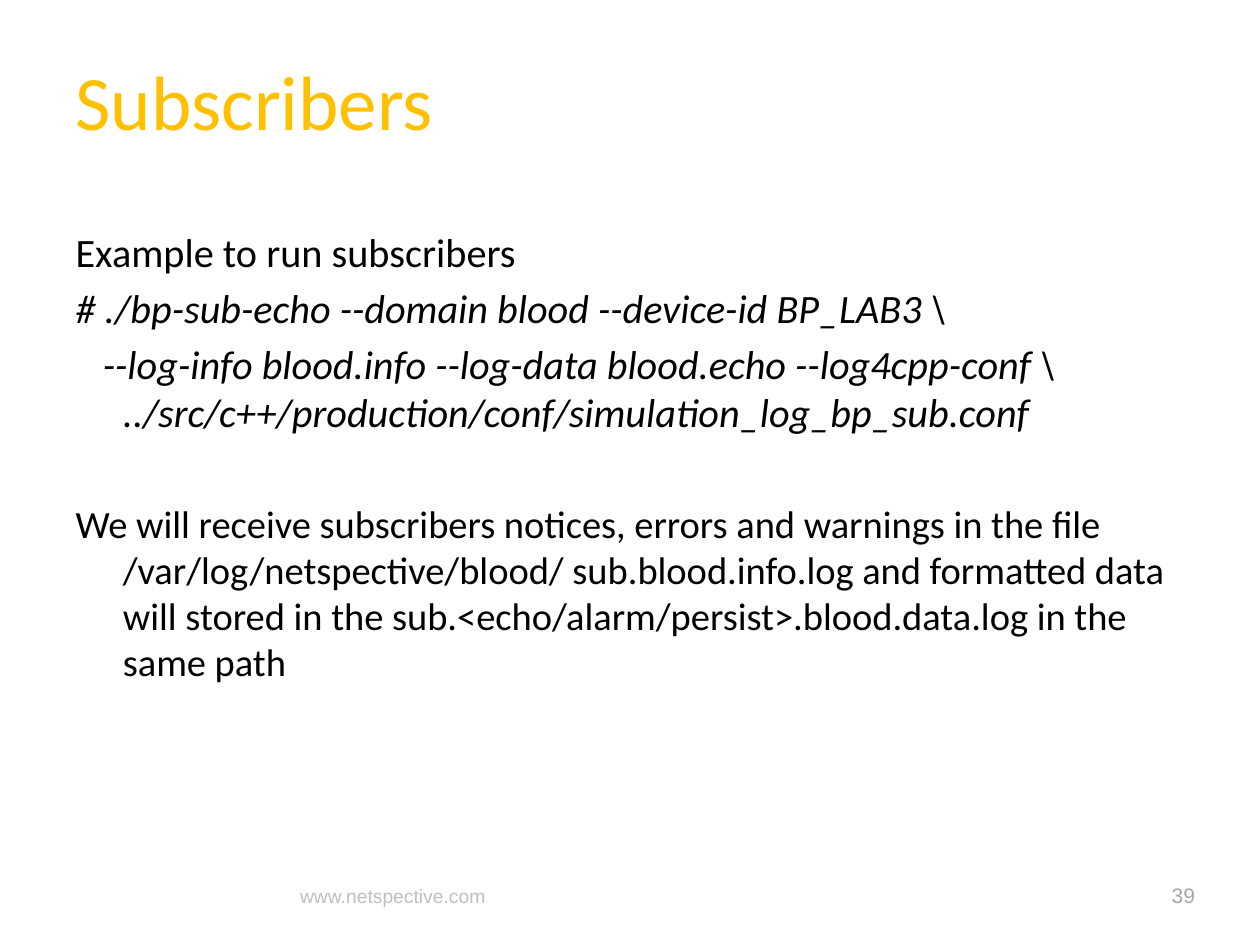
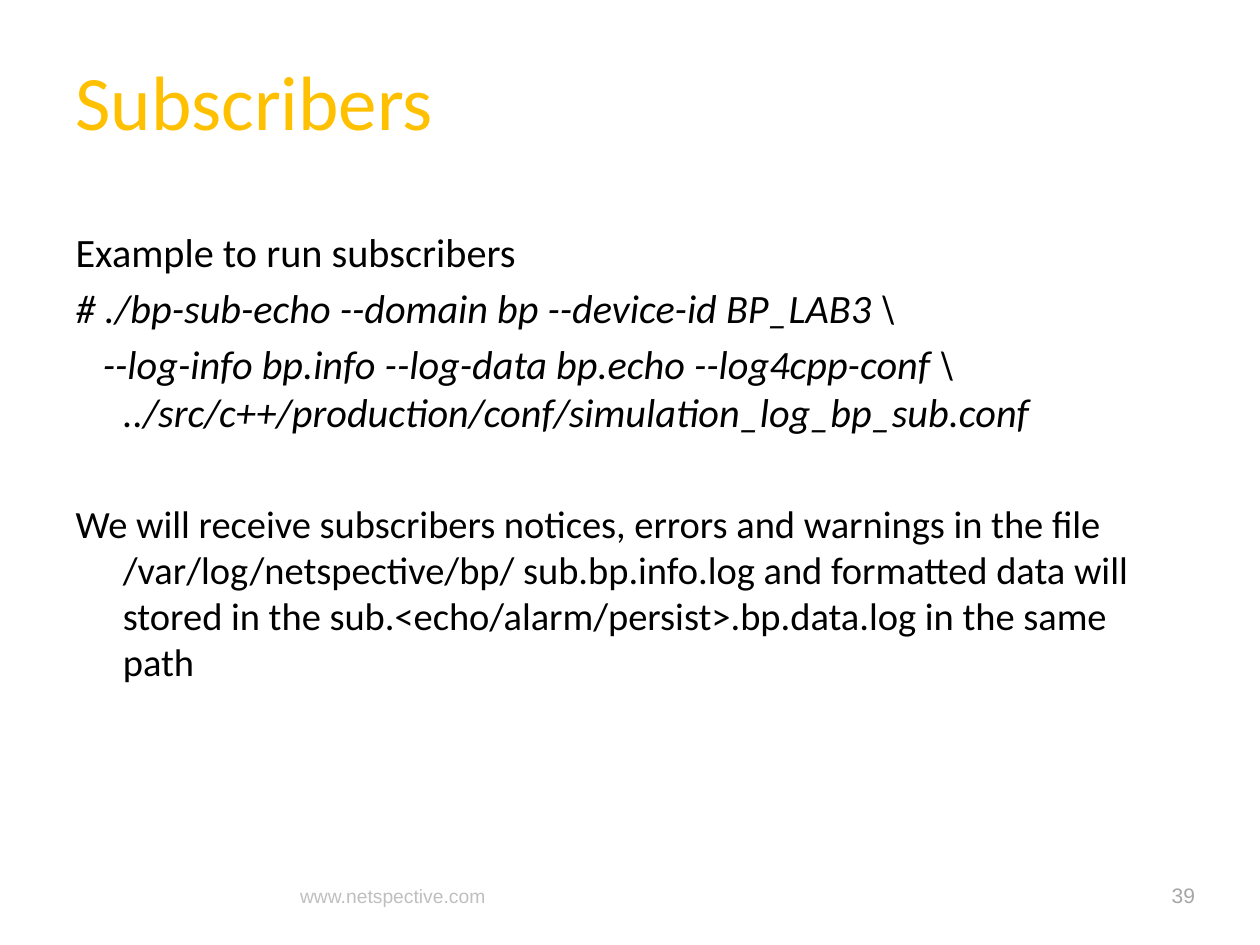
Before and after one commit to netspective/fluent, a slide deck: slide 39 of support/documents/Covidien Gateway Prototype Project Status and Plan.pptx. Drawn at 1260x945 pixels with LibreOffice and Linux fonts; fonts in the diff are those of the drawing; background and template pictures are left out. Boxes give left, top, right and bottom in pixels: in the first picture for what was removed or moved away, otherwise in the second. Text is boxed around its words. In the diff, an @@ line names an element or a change of style, - is before the commit and + after.

Commit message:
Typo Changes and PPT updated

```diff
--- a/support/documents/Covidien Gateway Prototype Project Status and Plan.pptx
+++ b/support/documents/Covidien Gateway Prototype Project Status and Plan.pptx
@@ text at [76, 295, 1128, 683]: text changed @@
-# ./bp-sub-echo --domain blood --device-id BP_LAB3 \
---log-info blood.info --log-data blood.echo --log4cpp-conf \ ../src/c++/production/conf/simulation_log_bp_sub.conf
-We will receive subscribers notices, errors and warnings in the file /var/log/netspective/blood/ sub.blood.info.log and formatted data will stored in the sub.<echo/alarm/persist>.blood.data.log in the same path
+# ./bp-sub-echo --domain bp --device-id BP_LAB3 \
+--log-info bp.info --log-data bp.echo --log4cpp-conf \ ../src/c++/production/conf/simulation_log_bp_sub.conf
+We will receive subscribers notices, errors and warnings in the file /var/log/netspective/bp/ sub.bp.info.log and formatted data will stored in the sub.<echo/alarm/persist>.bp.data.log in the same path
```
Also in this commit, not shown: 9 other slides changed, 16 slides added, 4 other files.
